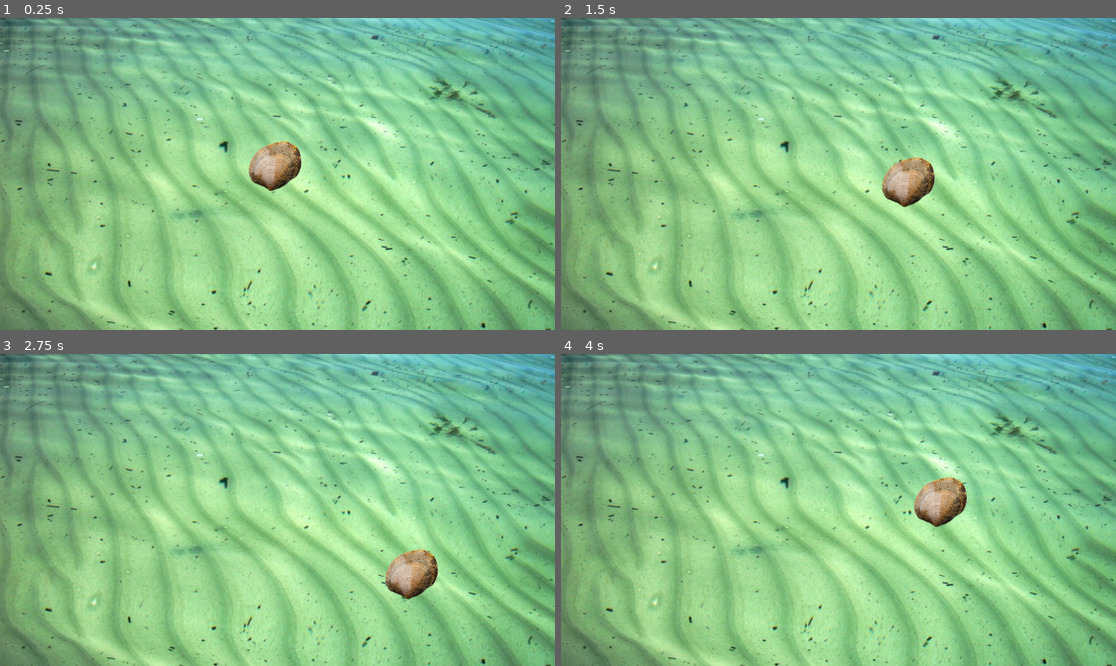
Above: before the commit, frames 1-4 (two rows, left to right).
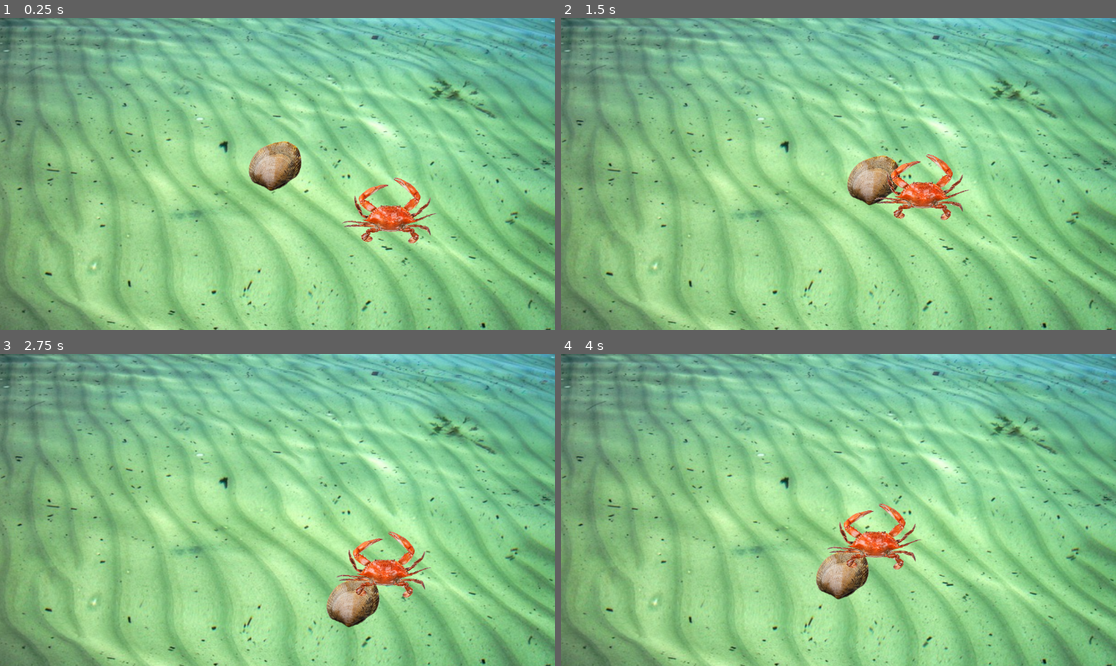
Above: after the commit, the same moments.

Repository: WilliamAHoffman/TestGame
Game: Godot game, scene res://Scenes/root.tscn
Same seed, same stepped clock (60 frames per second), same inputs: the game is played once before the commit and once after it.
Inputs:
- Up to frame 1 (0.25 s): no input
- Up to frame 2 (1.5 s): hold D (right) 0.53-1.28 s; hold S (down) from 1.28 s (still down)
- Up to frame 3 (2.75 s): release S (down) at 2.03 s; hold D (right) from 2.03 s (still down)
- Up to frame 4 (4 s): release D (right) at 2.78 s; hold W (up) 2.78-3.53 s; hold A (left) from 3.53 s (still down)

The runs differ from the first frame. In frame 1, 1.3% of the frame differs, in the area x 61-79%, y 51-73%; in frame 2, 2.7%; in frame 3, 2.9%; in frame 4, 3.5%, in the area x 45-74%, y 39-79%.

Commit message:
added crab

Diff:
--- /dev/null
+++ b/Scenes/crab.gd
@@ -0,0 +1,11 @@
+extends CharacterBody2D
+
+@export var movement: Movement
+@export var target: Node2D
+
+func _physics_process(delta):
+	var target_position = target.global_position
+	var entity_position = global_position
+	movement.direction = Vector2(target_position.x - entity_position.x, target_position.y - entity_position.y)
+
+	move_and_slide()
--- a/Scenes/crab.tscn
+++ b/Scenes/crab.tscn
@@ -1,3 +1,25 @@
-[gd_scene format=3 uid="uid://edxff0wwpd0m"]
+[gd_scene load_steps=5 format=3 uid="uid://edxff0wwpd0m"]
 
-[node name="Crab" type="CharacterBody2D"]
+[ext_resource type="Script" path="res://Scenes/crab.gd" id="1_jwrw5"]
+[ext_resource type="Texture2D" uid="uid://csp6acbdiwun2" path="res://Sprites/crab.png" id="1_lg6v3"]
+[ext_resource type="Script" path="res://Scripts/Movement.gd" id="3_o7bqw"]
+
+[sub_resource type="CircleShape2D" id="CircleShape2D_uo08c"]
+radius = 63.0079
+
+[node name="Crab" type="CharacterBody2D" node_paths=PackedStringArray("movement")]
+script = ExtResource("1_jwrw5")
+movement = NodePath("Movement")
+
+[node name="Sprite2D" type="Sprite2D" parent="."]
+scale = Vector2(0.27038, 0.255793)
+texture = ExtResource("1_lg6v3")
+
+[node name="CollisionShape2D" type="CollisionShape2D" parent="."]
+position = Vector2(2, 0)
+shape = SubResource("CircleShape2D_uo08c")
+
+[node name="Movement" type="Node2D" parent="." node_paths=PackedStringArray("characterBody2D")]
+script = ExtResource("3_o7bqw")
+speedMult = 100
+characterBody2D = NodePath("..")
--- a/Scenes/root.tscn
+++ b/Scenes/root.tscn
@@ -20,6 +20,10 @@
 [node name="ClamPlayer" parent="." instance=ExtResource("1_w3yk3")]
 position = Vector2(572, 307)
 
+[node name="Crab" parent="." node_paths=PackedStringArray("target") instance=ExtResource("3_4847l")]
+position = Vector2(830, 408)
+target = NodePath("../ClamPlayer")
+
 [node name="WorldBorder" type="StaticBody2D" parent="."]
 
 [node name="CollisionShape2D" type="CollisionShape2D" parent="WorldBorder"]
@@ -37,5 +41,3 @@
 [node name="CollisionShape2D4" type="CollisionShape2D" parent="WorldBorder"]
 position = Vector2(570, 681)
 shape = SubResource("RectangleShape2D_iix8n")
-
-[node name="Crab" parent="." instance=ExtResource("3_4847l")]
--- a/Scripts/Movement.gd
+++ b/Scripts/Movement.gd
@@ -8,5 +8,4 @@
 func _physics_process(delta):
 	direction = direction.normalized()
 	direction *= speedMult
-	print(direction)
 	characterBody2D.velocity = direction
